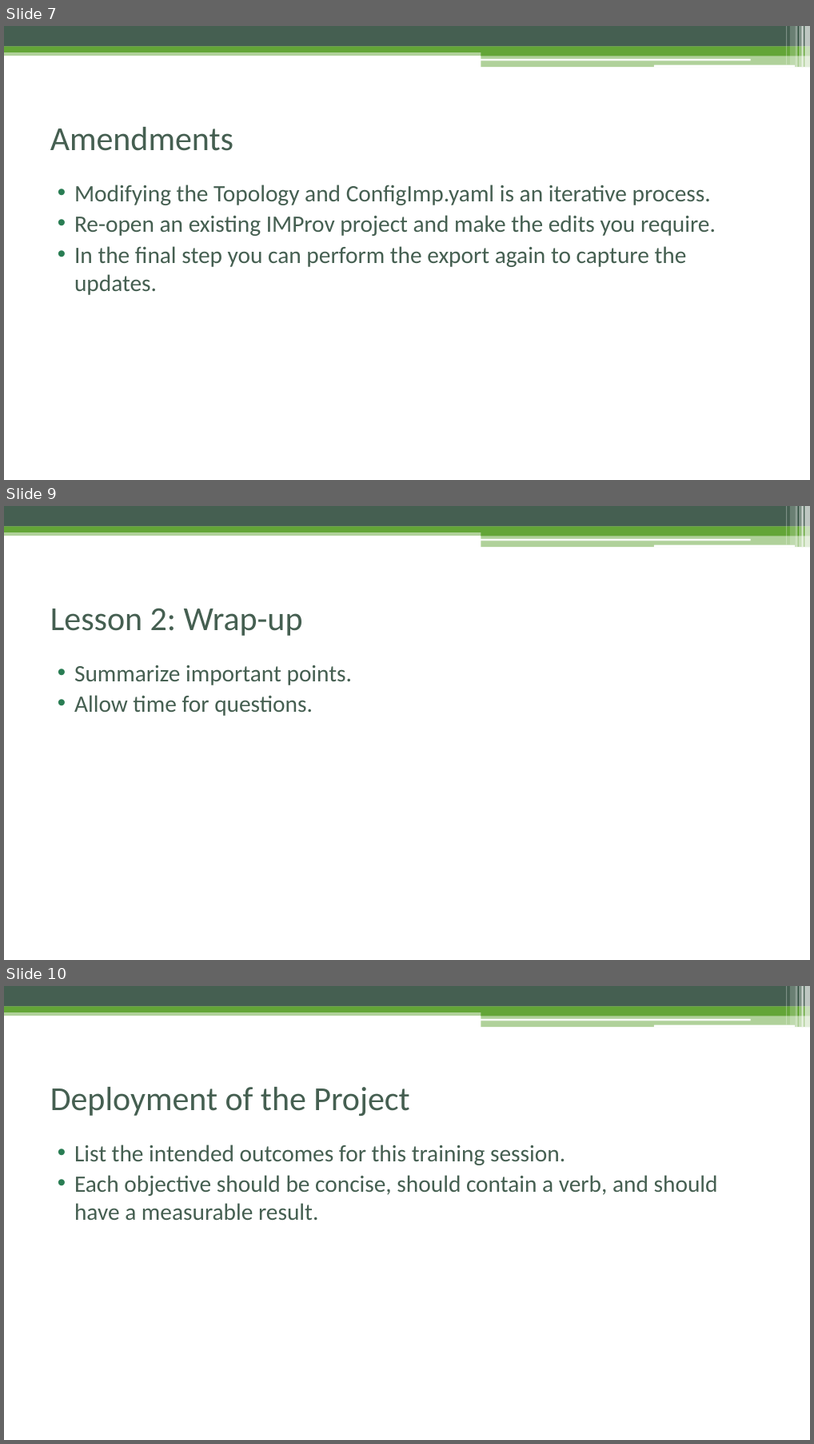
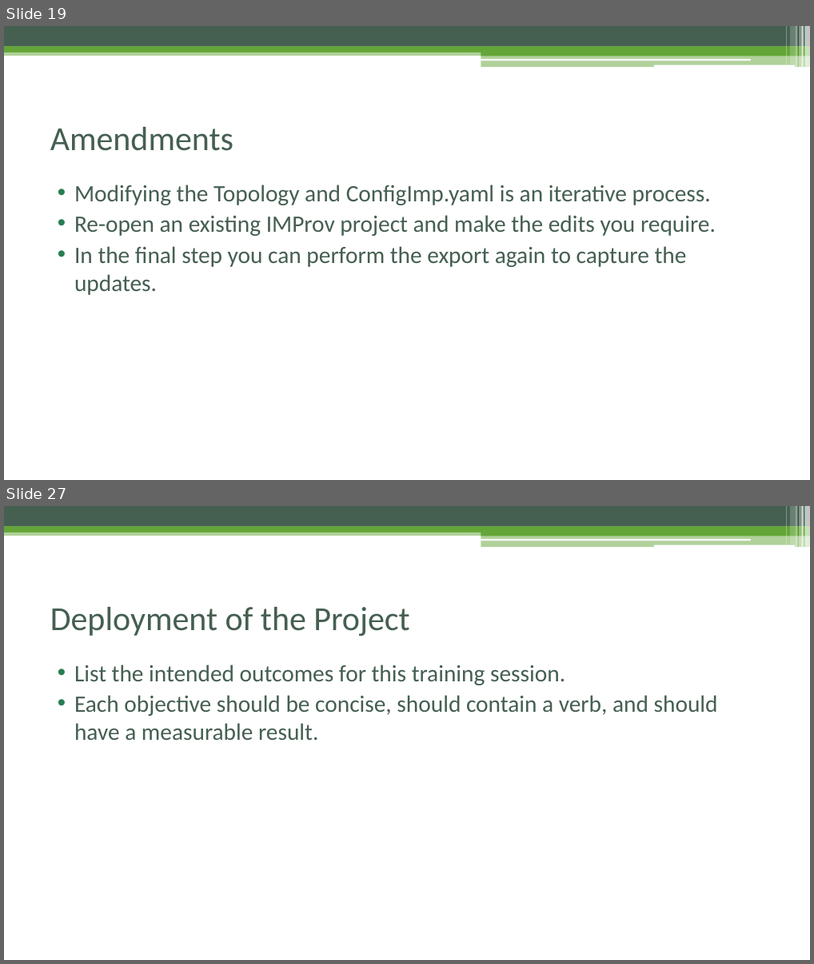
Before and after one commit to pellst/imp_msstudio_init, a slide deck: IMProv_project_prep.pptx. Shown one above the other, each under a label of ours: slides 7, 9 and 10 before the commit, slides 19 and 27 after it; the slides between them are not shown. The pictures are 814x1444 and 814x964 pixels, drawn with LibreOffice and Linux fonts; fonts in the diff are those of the drawing. Boxes give left, top, right and bottom in pixels: in the first picture for what was removed or moved away, otherwise in the second. Text is boxed around its words. In the diff, an @@ line names an element or a change of style, - is before the commit and + after.

```diff
--- a/IMProv_project_prep.pptx
+++ b/IMProv_project_prep.pptx
@@ slide 9 removed at bbox=[4, 506, 810, 960], background #FFFFFF; not listed: 13 template elements that a slide beside it also shows @@
@@ title removed at bbox=[50, 608, 303, 636] @@
-Lesson 2: Wrap-up
@@ text removed at bbox=[74, 665, 352, 716] @@
-• Summarize important points.
-• Allow time for questions.
@@ what was slide 7 is now slide 19 @@
@@ what was slide 10 is now slide 27 @@
```
Also in this commit, not shown: 3 slides changed, 21 slides added, 2 other slides removed.
